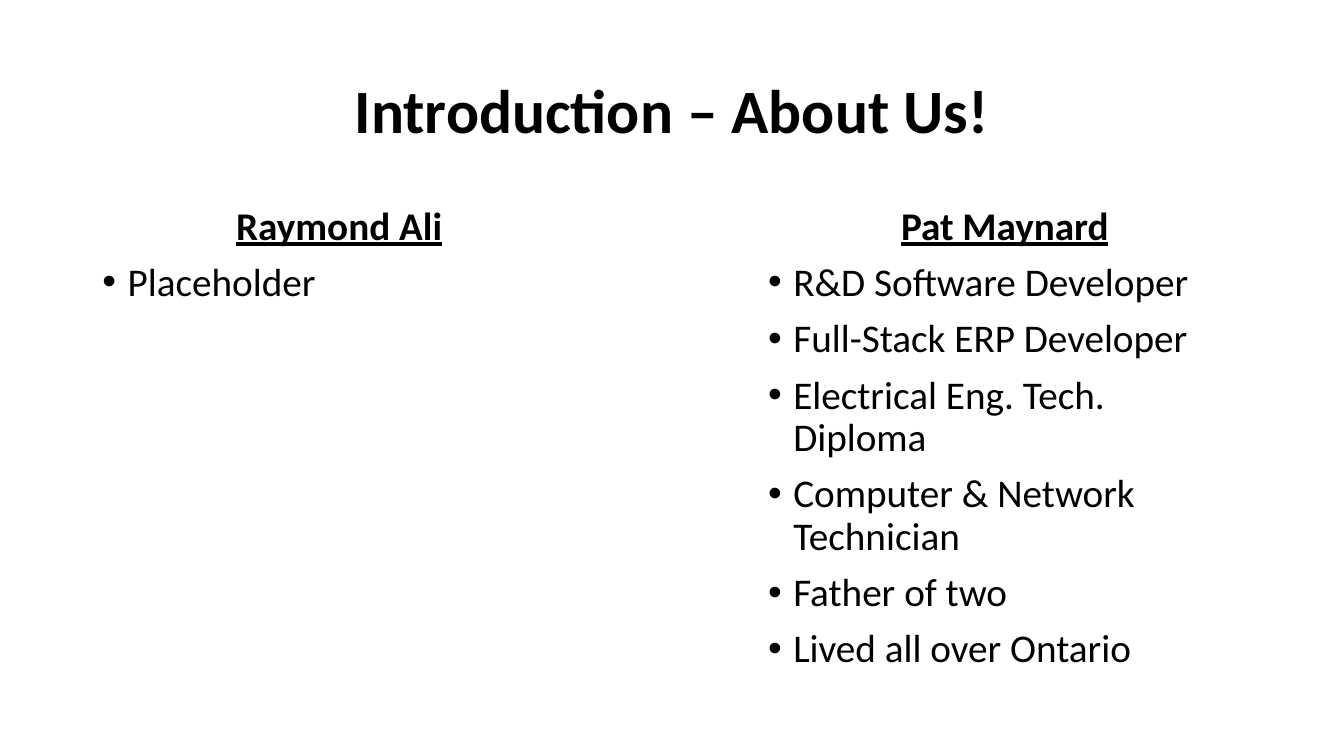
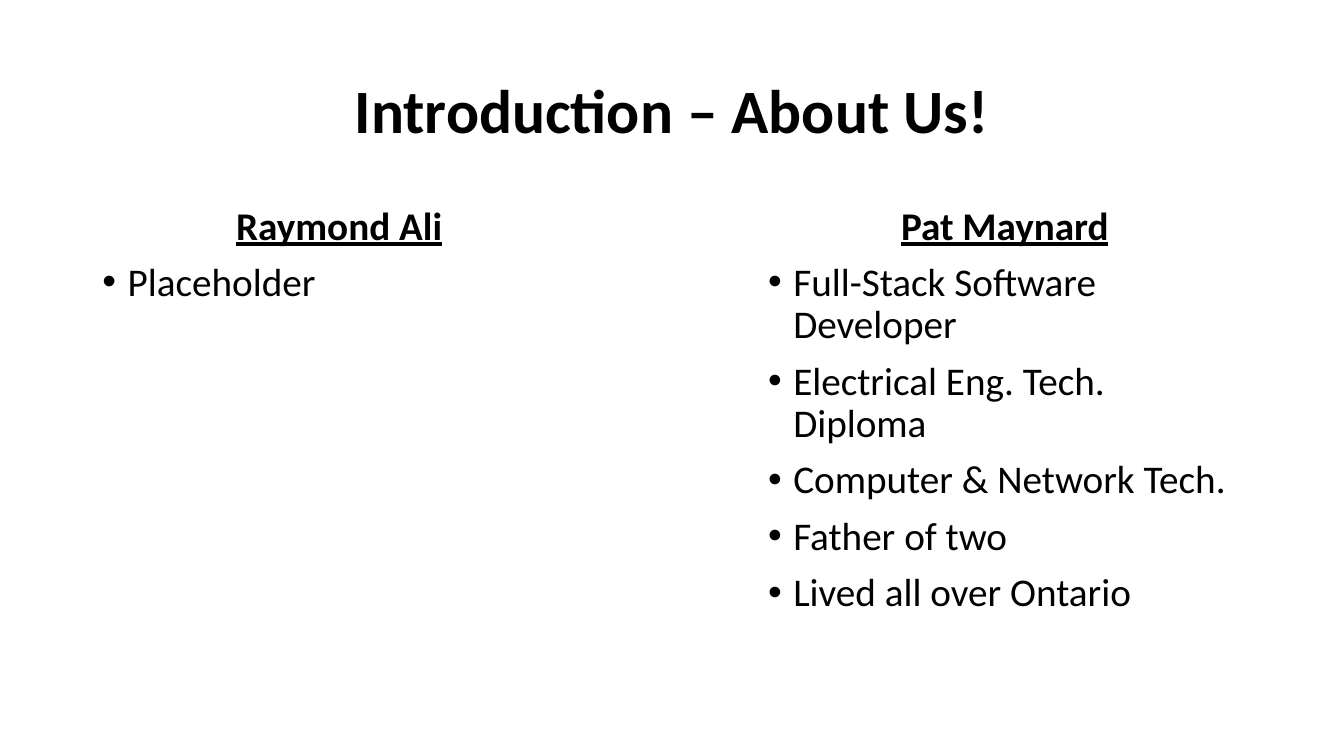
Before and after one commit to PMcTwist/Machine_Learn_Project, a slide deck: slide 2 of Presentation/Presentation_1.pptx. Drawn at 1344x756 pixels with LibreOffice and Linux fonts; fonts in the diff are those of the drawing. Boxes give left, top, right and bottom in pixels: in the first picture for what was removed or moved away, otherwise in the second. Text is boxed around its words. In the diff, an @@ line names an element or a change of style, - is before the commit and + after.

```diff
--- a/Presentation/Presentation_1.pptx
+++ b/Presentation/Presentation_1.pptx
@@ text at bbox=[793, 268, 1096, 345]: text changed @@
-• R&D Software Developer
-• Full-Stack ERP Developer
+• Full-Stack Software Developer
@@ text at bbox=[793, 465, 1226, 500]: text changed @@
-• Computer & Network Technician
+• Computer & Network Tech.
```
Also in this commit, not shown: 7 other slides changed, 1 slide added.
